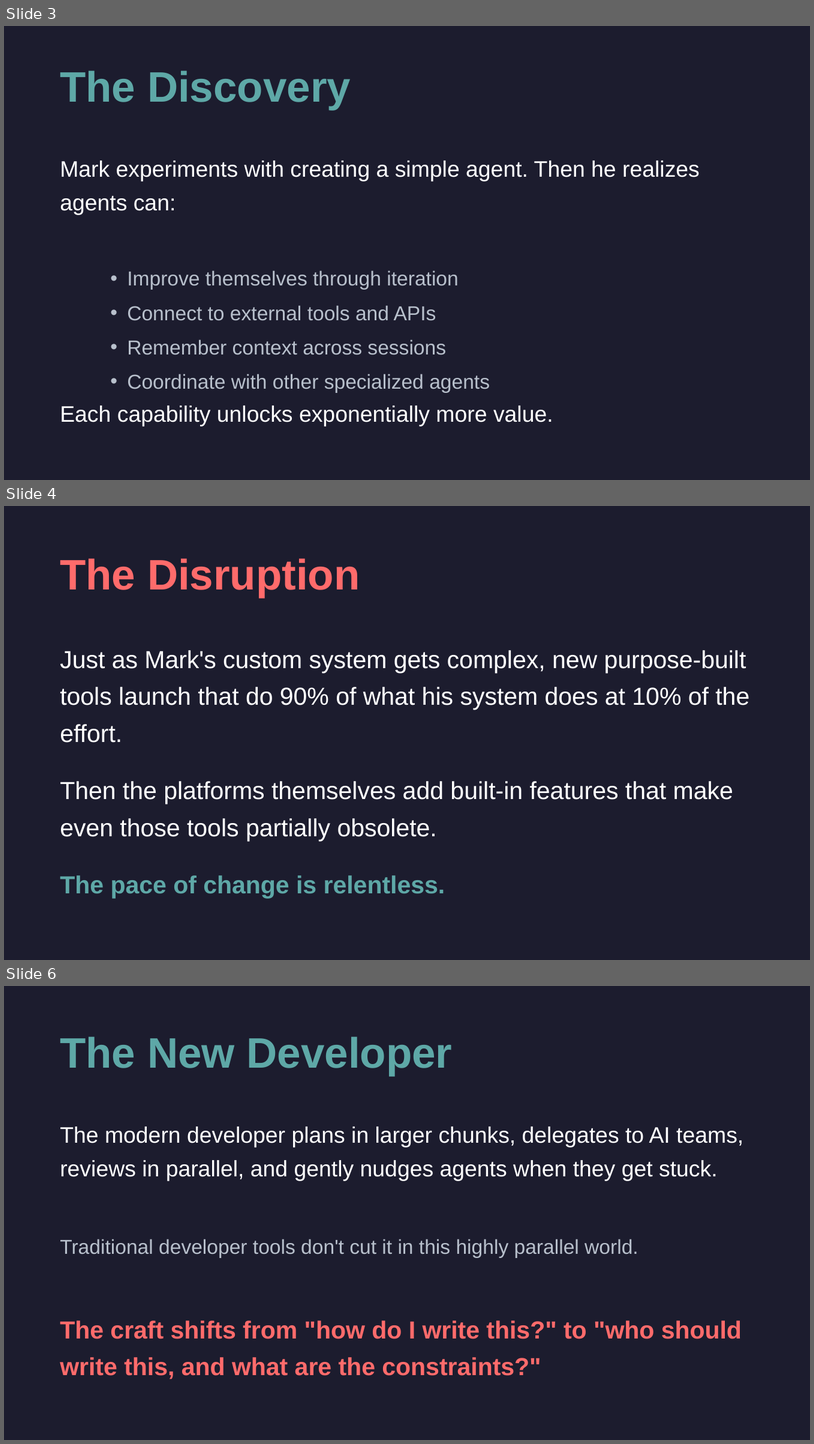
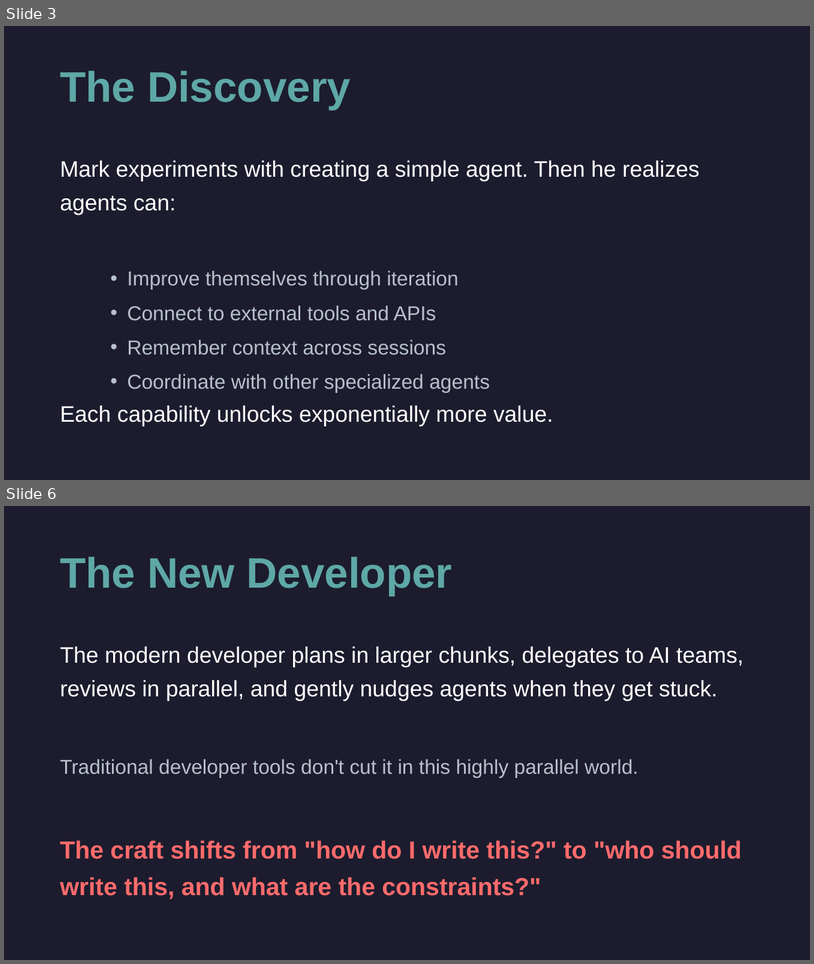
Before and after one commit to cirvine-MSFT/editless, a slide deck: docs/presentations/marks-journey-short.pptx. Shown one above the other, each under a label of ours: slides 3, 4 and 6 before the commit, slides 3 and 6 after it; the slides between them are not shown. The pictures are 814x1444 and 814x964 pixels, drawn with LibreOffice and Linux fonts; fonts in the diff are those of the drawing. Boxes give left, top, right and bottom in pixels: in the first picture for what was removed or moved away, otherwise in the second. Text is boxed around its words. In the diff, an @@ line names an element or a change of style, - is before the commit and + after.

```diff
--- a/docs/presentations/marks-journey-short.pptx
+++ b/docs/presentations/marks-journey-short.pptx
@@ slide 4 removed at [4, 506, 810, 960], background #1C1C2E @@
@@ text removed at [60, 558, 360, 598] @@
-The Disruption
@@ text removed at [60, 650, 750, 742] @@
-Just as Mark's custom system gets complex, new purpose-built tools launch that do 90% of what his system does at 10% of the effort.
@@ text removed at [60, 781, 734, 841] @@
-Then the platforms themselves add built-in features that make even those tools partially obsolete.
@@ text removed at [60, 875, 446, 898] @@
-The pace of change is relentless.
```
Also in this commit, not shown: 2 slides added, 1 other slide removed, 5 other files.
